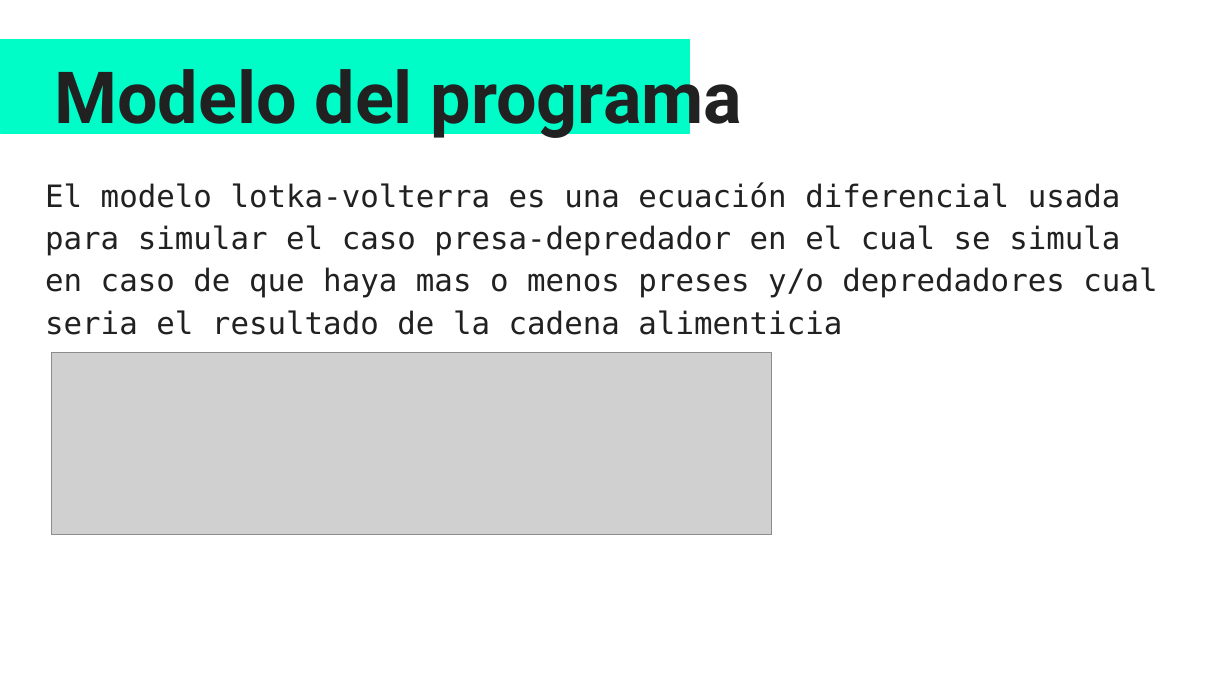
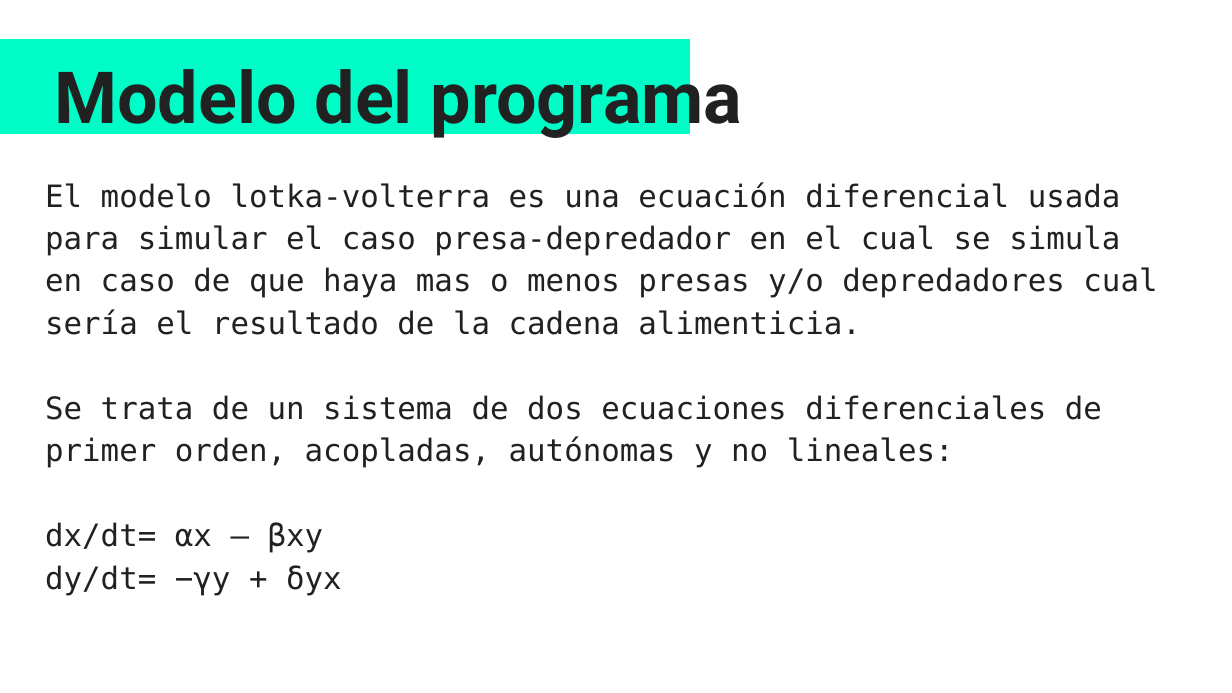
Before and after one commit to Carolina1002/proyecto_modulo3, a slide deck: slide 5 of Modelo lotka-volterra.pptx. Drawn at 1232x693 pixels with LibreOffice and Linux fonts; fonts in the diff are those of the drawing; grey boxes stand for pictures. Boxes give left, top, right and bottom in pixels: in the first picture for what was removed or moved away, otherwise in the second. Text is boxed around its words. In the diff, an @@ line names an element or a change of style, - is before the commit and + after.

```diff
--- a/Modelo lotka-volterra.pptx
+++ b/Modelo lotka-volterra.pptx
@@ text at bbox=[45, 182, 1157, 596]: text changed @@
-El modelo lotka-volterra es una ecuación diferencial usada para simular el caso presa-depredador en el cual se simula en caso de que haya mas o menos preses y/o depredadores cual seria el resultado de la cadena alimenticia
+El modelo lotka-volterra es una ecuación diferencial usada para simular el caso presa-depredador en el cual se simula en caso de que haya mas o menos presas y/o depredadores cual sería el resultado de la cadena alimenticia.
+Se trata de un sistema de dos ecuaciones diferenciales de primer orden, acopladas, autónomas y no lineales:
+dx/dt= αx – βxy
+dy/dt= −γy + δyx
@@ picture removed at bbox=[52, 352, 772, 535] @@
```
Also in this commit, not shown: 5 other slides changed, 2 slides added, 1 slide removed, 1 other file.
